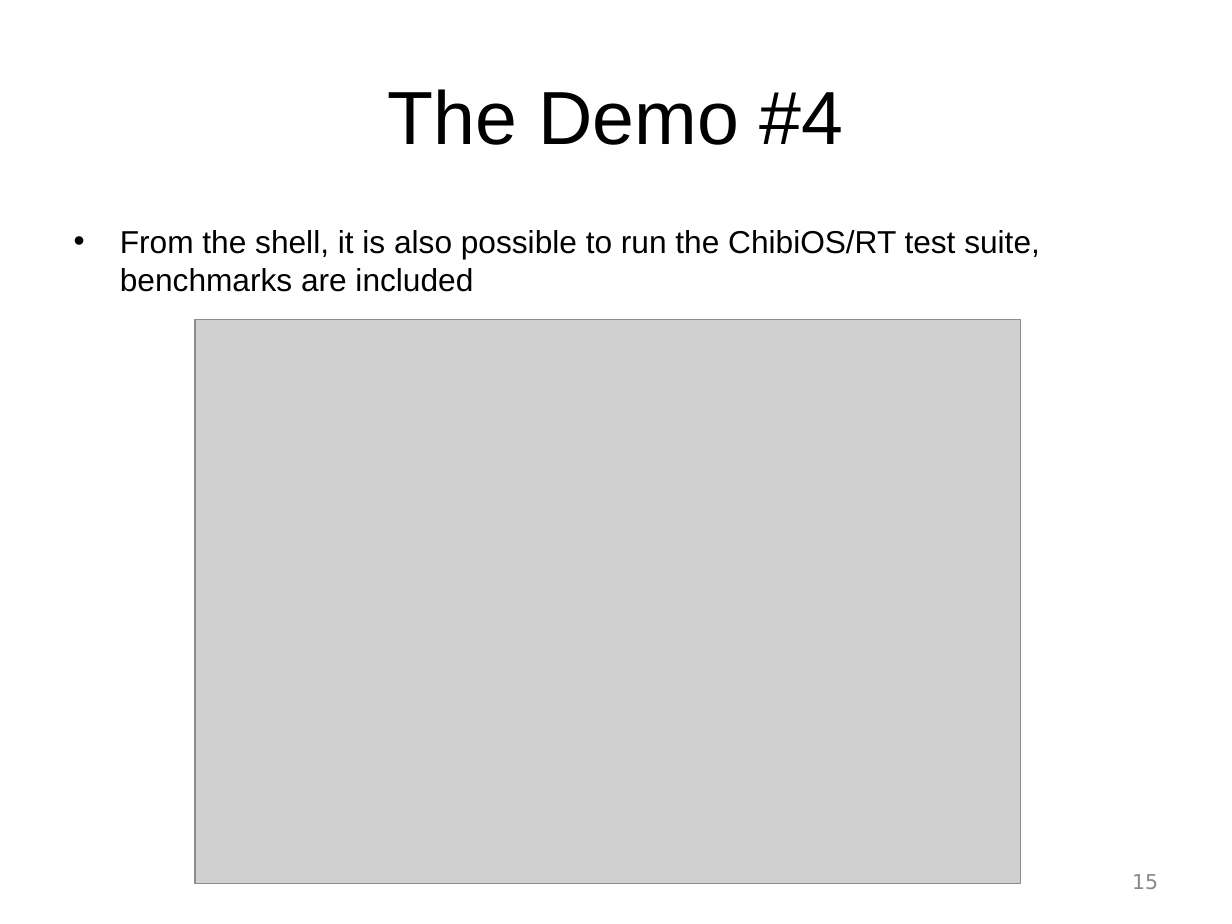
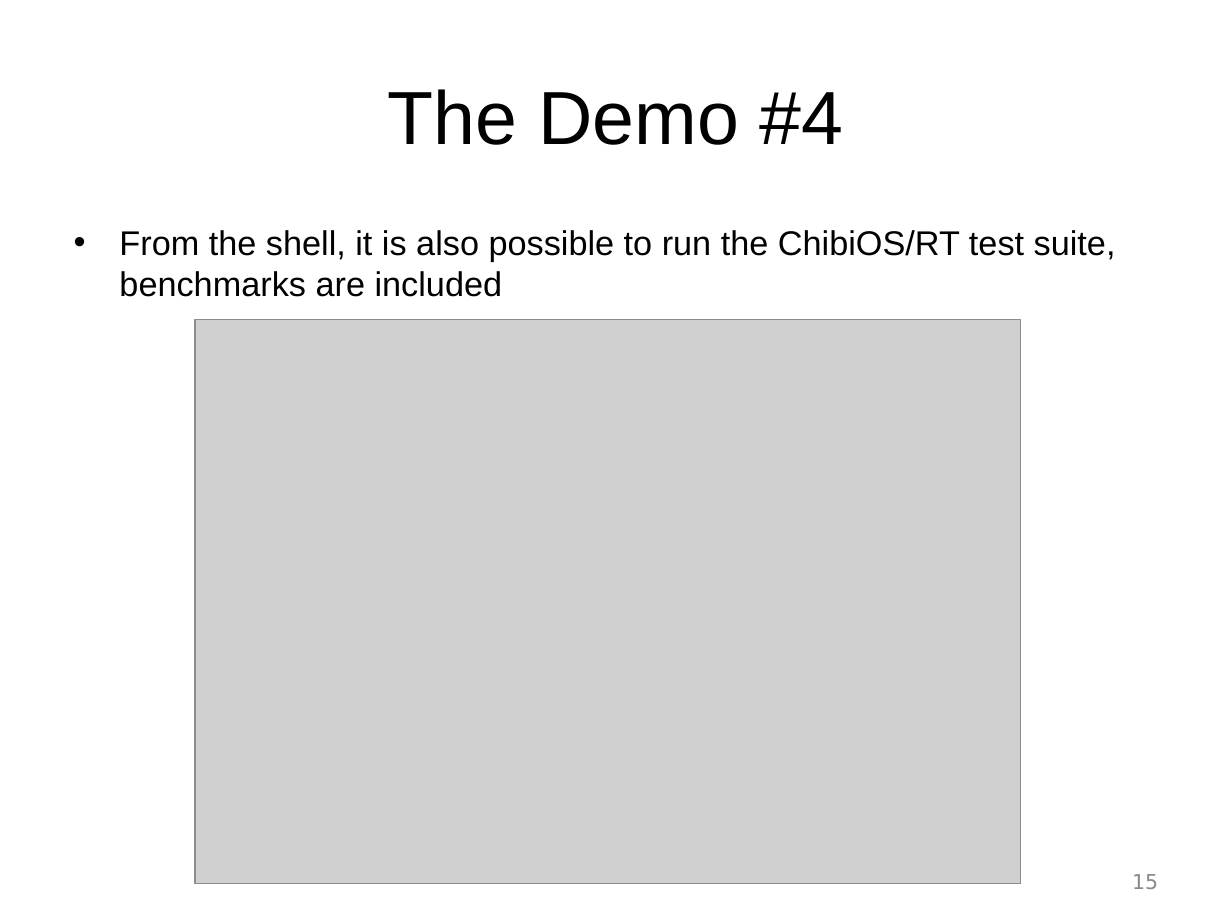
Before and after one commit to ArduPilot/ChibiOS.svn, a slide deck: slide 15 of slides_better_embedded_2012/ChibiOS-RT 4 Demo.ppt. Drawn at 1232x924 pixels with LibreOffice and Linux fonts; fonts in the diff are those of the drawing; grey boxes stand for pictures; background and template pictures are left out. Boxes give left, top, right and bottom in pixels: in the first picture for what was removed or moved away, otherwise in the second. Text is boxed around its words. In the diff, an @@ line names an element or a change of style, - is before the commit and + after.

```diff
--- a/slides_better_embedded_2012/ChibiOS-RT 4 Demo.ppt
+++ b/slides_better_embedded_2012/ChibiOS-RT 4 Demo.ppt
@@ text "From the shell, it is ..." at (119,230,1116,297): size 18.5 to 20 pt; indent changed @@
```
Also in this commit, not shown: 15 other slides changed, 3 other files.
